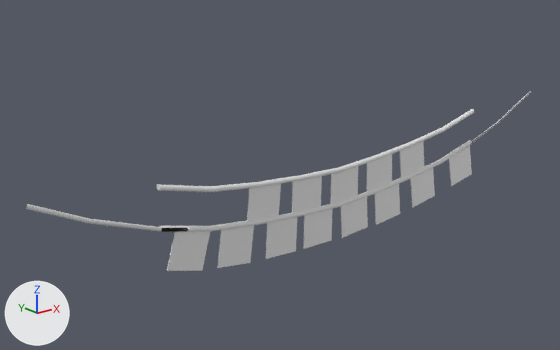
The FBX model Assets/Models/HG_Models/Birthdaybanner.fbx, before and after one commit.
Before and after are seen from a 50 mm camera at (-24.2, -26.9, 13.7) aimed at (-1.5, 1.4, 2.3). The axes (+X, +Y, +Z) are drawn at lower left. The lights are the same throughout. The first picture is the older version. Where no turn or scale is listed for an object, it has been applied to the vertices.
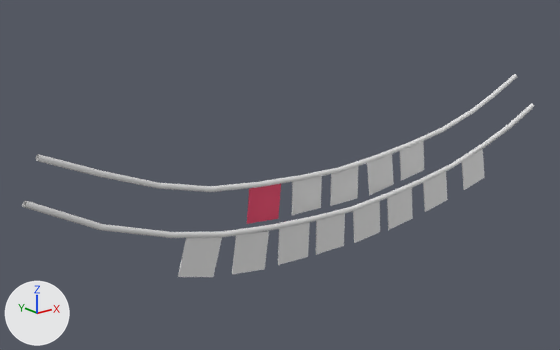
The edits, one by one:
Material 'A' (mat_a) is new.
Its base color is (0.8, 0.8, 0.8) (white #e7e7e7).
Material 'wire' (mat_wire) is new.
Its base color is (0.8, 0.8, 0.8) (white #e7e7e7).
Material 'H' (mat_h) is new.
Its base color is (0.8, 0.0544, 0.14) (red #e74269).
me_cube is used by ob_cube; location (0.0, 0.0, 0.0).
me_cube had 736 vertices, 632 faces and spanned x -14.7..16.8, y -0.1..0.1, z -1.2..4.5.
me_cube now has 936 vertices, 843 faces and spans x -15.1..15.8, y -1.0..0.1, z -1.2..5.9.
me_cube part 1: the loose piece of 8 vertices spanning x -8.8..-6.6, y 0.0, z -0.7..1.6 is turned -179.5 degrees about the y axis through its middle, then moved by (0.0, -0.9, 0.0), in mat_wire (white #e7e7e7).
me_cube part 2: the loose piece of 8 vertices spanning x -6.2..-4.2, y 0.0, z -1.0..1.0 is moved by (0.2, -0.9, 0.0), in mat_wire (white #e7e7e7).
me_cube part 3: the loose piece of 8 vertices spanning x -3.5..-1.6, y 0.0, z -1.2..0.8 is moved by (0.0, -0.9, 0.0), in mat_wire (white #e7e7e7).
me_cube part 4: the loose piece of 8 vertices spanning x -1.1..0.7, y 0.0, z -1.2..0.7 is moved by (0.0, -0.9, 0.0), in mat_wire (white #e7e7e7).
me_cube part 5: the loose piece of 8 vertices spanning x 1.3..3.2, y 0.0, z -1.2..0.7 is moved by (0.0, -0.9, 0.0), in mat_wire (white #e7e7e7).
me_cube part 6: the loose piece of 8 vertices spanning x 3.7..5.7, y 0.0, z -1.1..0.9 is moved by (0.0, -0.9, 0.0), in mat_wire (white #e7e7e7).
me_cube part 7: the loose piece of 8 vertices spanning x 6.4..8.5, y 0.0, z -0.8..1.3 is moved by (0.0, -0.9, 0.0), in mat_wire (white #e7e7e7).
me_cube part 8: the loose piece of 330 vertices spanning x -14.7..16.8, y -0.1..0.1, z 0.5..4.5 is rebuilt with 416 vertices and now spans x -15.1..15.8, y -1.0..-0.8, z 0.5..4.6, in mat_wire (white #e7e7e7).
me_cube part 9: the loose piece of 8 vertices spanning x 9.5..11.7, y 0.0, z -0.2..2.0 is deleted.
me_cube part 10: 6 vertices moved within x -9.1, y 0.0..0.1, z 3.7..3.8; 21 vertices removed from x -14.7..-9.1, y -0.1..0.1, z 2.8..4.2; 77 vertices added at x -14.1..-9.1, y -0.1..0.1, z 3.6..5.9.
me_cube part 11: 13 vertices removed from x 3.0..16.7, y 0.0, z 0.7..4.5; 79 vertices added at x 3.0..15.8, y -0.9..0.1, z -0.2..5.7.
me_cube part 12: 6 faces spanning x -4.6..-2.6, y 0.0, z 0.8..2.8 switch from no material to mat_h (red #e74269).
me_cube gains material mat_wire (white #e7e7e7).
me_cube gains material mat_a (white #e7e7e7).

What differs and where, as boxes (x1, y1, x2, y2) in the pictures (560 x 350 px; the box of a moved part takes in the faces that stretch with it):
'Cube', reshaped (13% taller)
    before: (26, 91, 531, 271)
    after: (22, 74, 534, 277)
part 1 of me_cube, moved or reshaped
    before: (167, 231, 211, 271)
    after: (178, 237, 222, 277)
part 2 of me_cube, moved or reshaped
    before: (218, 225, 254, 268)
    after: (232, 231, 269, 274)
part 3 of me_cube, moved or reshaped
    before: (266, 217, 297, 259)
    after: (278, 222, 310, 265)
part 4 of me_cube, moved or reshaped
    before: (304, 209, 332, 249)
    after: (316, 214, 345, 255)
part 5 of me_cube, moved or reshaped
    before: (341, 197, 368, 238)
    after: (353, 201, 380, 243)
part 6 of me_cube, moved or reshaped
    before: (374, 184, 400, 225)
    after: (387, 188, 413, 230)
part 7 of me_cube, moved or reshaped
    before: (410, 168, 435, 207)
    after: (423, 172, 448, 212)
part 8 of me_cube, rebuilt
    before: (26, 91, 531, 232)
    after: (22, 104, 534, 238)
part 9 of me_cube, deleted
    before: (449, 146, 472, 186)
part 10 of me_cube, built on
    before: (157, 184, 212, 192)
    after: (36, 154, 212, 192)
part 11 of me_cube, built on
    before: (367, 154, 392, 192)
    after: (367, 74, 532, 196)
part 12 of me_cube, recoloured (white to red)
    both: (247, 184, 281, 221)
